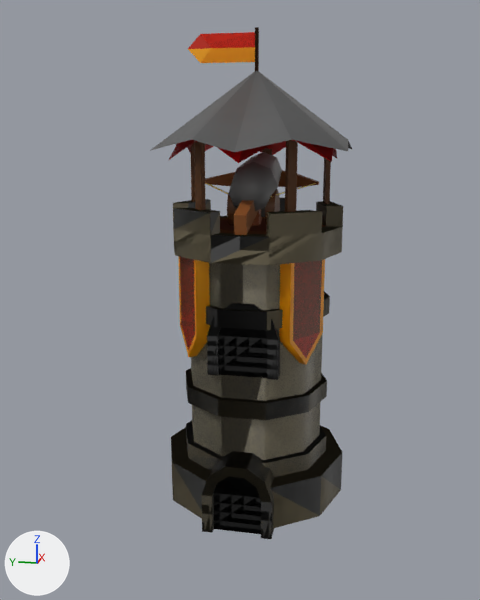
Renders of the FBX model Content/Buildings.fbx from each side of a commit.
The view is the same before and after, from a 50 mm lens placed at (-6.94, -1.22, 3.89), pointed at (-0.05, 0.16, 2.17). The axes (+X, +Y, +Z) are drawn at lower left. The lights are the same throughout. Where no turn or scale is listed for an object, it has been applied to the vertices.

In view in the first picture: 'ArcherTower_Lvl_1', 'ArcherTower_Lvl_2', 'ArcherTower_Lvl_3', 'Ballista', 'Cannon', 'CannonTower_Lvl_2', 'CannonTower_Lvl_3'.
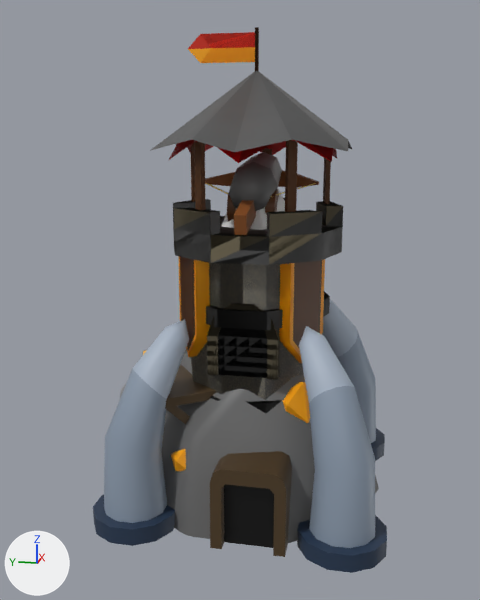
Commit message: Add new buildings

Where the change shows, as pixel boxes [x1, y1, x2, y2] in the pictures (480 x 600 px):
'CrystalHolder', added: after [93, 300, 387, 573]
'GoldMine', added: after [120, 349, 379, 543]
'GoldMineBuilt', added: after [165, 364, 292, 557]
'Crystal', added: after [221, 187, 285, 230]
'CannonTower_Lvl_3', unchanged, covered by the edit: before [151, 27, 352, 539]; after [151, 33, 352, 210]
'ArcherTower_Lvl_3', unchanged, uncovered by the edit: before [169, 34, 337, 457]; after [169, 27, 343, 413]
'ArcherTower_Lvl_2', unchanged, covered by the edit: before [171, 199, 343, 488]

The change, as a list of edits to the scene's bpy script:
```text
Add me_icosphere_004:
    me_icosphere_004.from_pydata(...)  # 44 vertices, 25 faces; spans x -1.5..0.06, y -0.55..1.34, z 0.0..1.35
    me_icosphere_004.materials.append(mat_base)  # picture img_colorpalette_png
Add me_icosphere_001:
    me_icosphere_001.from_pydata(...)  # 179 vertices, 194 faces; spans x -1.37..1.37, y -1.44..1.85, z -0.08..2.2
    me_icosphere_001.materials.append(mat_base)  # picture img_colorpalette_png
Add me_cylinder_009:
    me_cylinder_009.from_pydata(...)  # 364 vertices, 349 faces; spans x -2.29..0.69, y -2.29..0.69, z 0.0..2.08
    me_cylinder_009.materials.append(mat_base)  # picture img_colorpalette_png
Add me_icosphere_006:
    me_icosphere_006.from_pydata(...)  # 609 vertices, 626 faces; spans x -0.46..0.46, y -0.44..0.44, z -1.08..1.09
Add ob_goldminebuilt:
    ob_goldminebuilt = bpy.data.objects.new('GoldMineBuilt', me_icosphere_004)
    ob_goldminebuilt.location = (0.13, 0.01, 0.0)
Add ob_goldmine:
    ob_goldmine = bpy.data.objects.new('GoldMine', me_icosphere_001)
    ob_goldmine.location = (0.13, 0.01, 0.0)
Add ob_crystalholder:
    ob_crystalholder = bpy.data.objects.new('CrystalHolder', me_cylinder_009)
    ob_crystalholder.location = (0.8, 0.8, 0.0)
Add ob_crystal:
    ob_crystal = bpy.data.objects.new('Crystal', me_icosphere_006)
    ob_crystal.location = (0.0, 0.0, 2.5)
```
